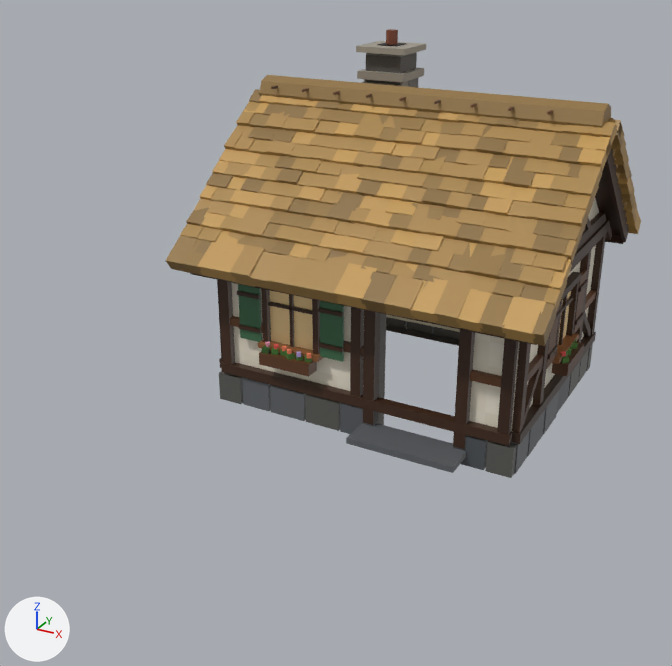
The glTF model assets/models/cottage-2.glb: old version first, new version second.
One viewpoint serves both versions: a camera (50 mm lens) standing at (7.16, -16.39, 8.73) and looking at (-0.34, -2.75, 1.92). The lights are fixed; the arrows at lower left show +X, +Y and +Z. The older version comes first.

The older version as bpy lines, for what is in view:
```python
me_cottage_2_glass = bpy.data.meshes.new('cottage-2_glass')
me_cottage_2_glass.from_pydata(...)  # a box spanning x -1.9..-0.9, y -2.53..-2.49, z 1.34..2.48; a box spanning x -1.9..-0.9, y -2.21..-2.17, z 1.34..2.48; a box spanning x -3.03..-2.99, y -0.5..0.5, z 1.34..2.48; a box spanning x -2.71..-2.67, y -0.5..0.5, z 1.34..2.48; a box spanning x 2.99..3.03, y -0.5..0.5, z 1.34..2.48; a box spanning x 2.67..2.71, y -0.5..0.5, z 1.34..2.48; a box spanning x -3.09..-3.05, y -0.3..0.3, z 3.63..4.23; a box spanning x 3.05..3.09, y -0.3..0.3, z 3.63..4.23
me_cottage_2_glass.materials.append(mat_defaultmaterial)
me_cottage_2_shell = bpy.data.meshes.new('cottage-2_shell')
me_cottage_2_shell.from_pydata(...)  # 7430 vertices, 9904 faces; spans x -3.64..3.64, y -3.42..3.42, z -0.2..6.72
me_cottage_2_shell.materials.append(mat_defaultmaterial_001)
ob_cottage_2_glass = bpy.data.objects.new('cottage-2_glass', me_cottage_2_glass)
ob_cottage_2_glass.location = (0.0, 0.0, 0.0)
ob_cottage_2_shell = bpy.data.objects.new('cottage-2_shell', me_cottage_2_shell)
ob_cottage_2_shell.location = (0.0, 0.0, 0.0)
```
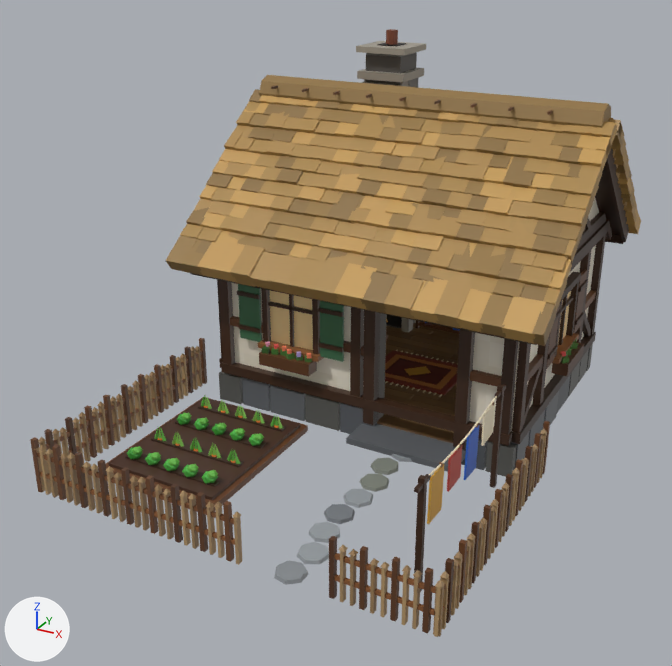
Changed parts and their boxes (x1, y1, x2, y2) in the pictures (672 x 666 px):
'cottage-2_interior', added (brown): after (30, 314, 550, 637)

The change, as a list of edits to the scene's bpy script:
```text
Add mat_defaultmaterial_002:
    mat_defaultmaterial_002 = bpy.data.materials.new('DefaultMaterial.002')
    mat_defaultmaterial_002.use_nodes = True; mat_defaultmaterial_002.node_tree.nodes.clear()
    _N = mat_defaultmaterial_002.node_tree.nodes; _L = mat_defaultmaterial_002.node_tree.links
    n0 = _N.new('ShaderNodeOutputMaterial'); n0.name = 'Material Output'
    n1 = _N.new('ShaderNodeBsdfPrincipled'); n1.name = 'Principled BSDF'
    n2 = _N.new('ShaderNodeVertexColor'); n2.name = 'Color Attribute'
    _L.new(n1.outputs[0], n0.inputs[0])  # 'BSDF' to 'Surface'
    _L.new(n2.outputs[0], n1.inputs[0])  # 'Color' to 'Base Color'
Add me_cottage_2_interior:
    me_cottage_2_interior.from_pydata(...)  # 3878 vertices, 5866 faces; spans x -3.65..3.65, y -7.2..3.32, z 0.0..3.16
    me_cottage_2_interior.materials.append(mat_defaultmaterial_002)
Add ob_cottage_2_interior:
    ob_cottage_2_interior = bpy.data.objects.new('cottage-2_interior', me_cottage_2_interior)
    ob_cottage_2_interior.location = (0.0, 0.0, 0.0)
```
